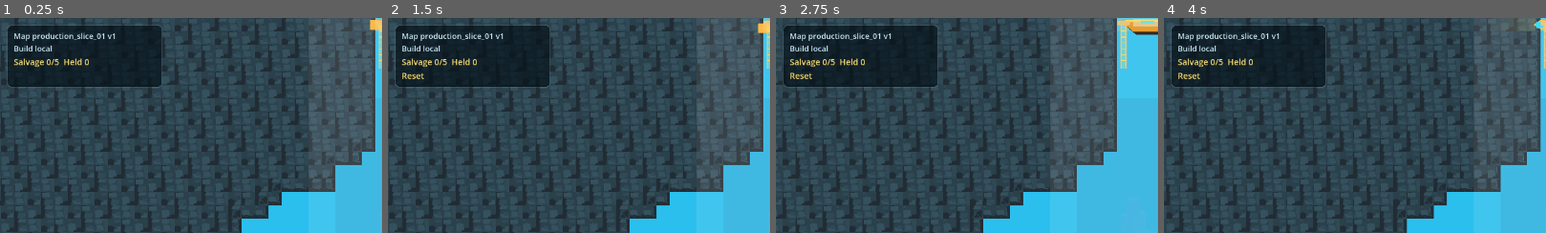
Above: before the commit, frames 1-4 (left to right).
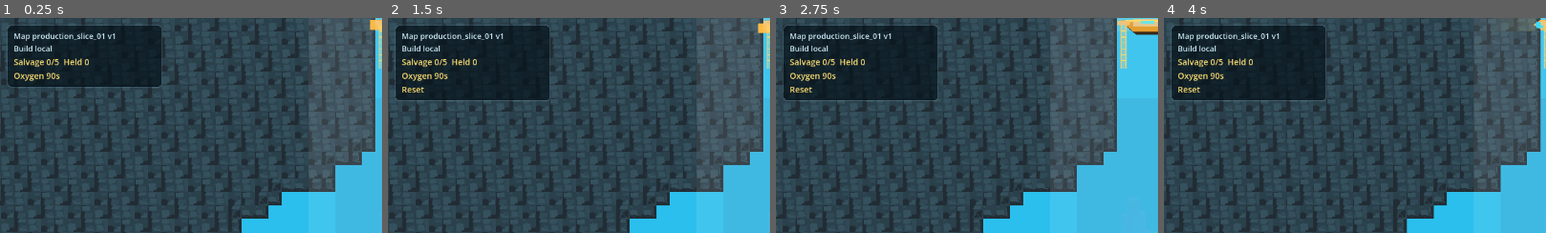
Above: after the commit, the same moments.

Repository: joeypshell/oceangame2
Game: Godot game, scene res://scenes/main/Main.tscn
The game is run twice, just before and just after one commit, with the same random seed, the same clock (stepped at 60 frames per second) and the same inputs.
Inputs:
- Up to frame 1 (0.25 s): no input
- Up to frame 2 (1.5 s): tap Enter at 0.5 s; hold Right (ui_right) 0.53-1.28 s; tap R at 0.6, 1.35 s; hold Down (ui_down) from 1.28 s (still down)
- Up to frame 3 (2.75 s): release Down (ui_down) at 2.03 s; hold Right (ui_right) from 2.03 s (still down); tap R at 2.1 s
- Up to frame 4 (4 s): release Right (ui_right) at 2.78 s; hold Up (ui_up) 2.78-3.53 s; tap R at 2.85, 3.6 s; tap Space at 3.5 s; hold Left (ui_left) from 3.53 s (still down)
The pictures show only the part of the screen within x 0-50%, y 0-50%; the shares and areas given below are measured in that part.

The runs differ from the first frame. In frame 1, 0.2% of the frame differs, in the area x 3-16%, y 25-30%; in frame 2, 2.5%; in frame 3, 2.5%, in the area x 2-43%, y 25-39%; in frame 4, 2.5%.

Commit message:
Add scoped oxygen pressure

Diff:
--- a/scripts/main/main.gd
+++ b/scripts/main/main.gd
@@ -22,6 +22,8 @@
 const HAZARD_CONTACT_RADIUS := 30.0
 const HAZARD_COOLDOWN_SECONDS := 1.0
 const HAZARD_FEEDBACK_SECONDS := 0.45
+const OXYGEN_MAX_SECONDS := 90.0
+const OXYGEN_REFILL_SECONDS_PER_SECOND := 25.0
 
 var _world
 var _player
@@ -34,6 +36,7 @@
 var _hazard_cooldown_seconds := 0.0
 var _hazard_feedback_seconds := 0.0
 var _hazard_interactions_enabled := true
+var _oxygen_seconds := OXYGEN_MAX_SECONDS
 var _run_complete := false
 var _last_status_note := ""
 
@@ -51,6 +54,7 @@
 	var smoke_salvage_loop := _has_arg(user_args, engine_args, "--smoke-salvage-loop")
 	var smoke_production_slice_route := _has_arg(user_args, engine_args, "--smoke-production-slice-route")
 	var smoke_hazard_interaction := _has_arg(user_args, engine_args, "--smoke-hazard-interaction")
+	var smoke_oxygen_pressure := _has_arg(user_args, engine_args, "--smoke-oxygen-pressure")
 	var requested_map_path := _arg_value(user_args, engine_args, "--map-path")
 	var parity_output_path := _arg_value(user_args, engine_args, "--parity-output")
 
@@ -72,6 +76,8 @@
 		world.map_path = PRODUCTION_SLICE_MAP_PATH
 	elif smoke_hazard_interaction:
 		world.map_path = PRODUCTION_SLICE_MAP_PATH
+	elif smoke_oxygen_pressure:
+		world.map_path = PRODUCTION_SLICE_MAP_PATH
 	elif not requested_map_path.is_empty():
 		world.map_path = requested_map_path
 	else:
@@ -106,6 +112,9 @@
 		return
 	if smoke_hazard_interaction:
 		_smoke_hazard_interaction_and_quit()
+		return
+	if smoke_oxygen_pressure:
+		_smoke_oxygen_pressure_and_quit()
 		return
 
 	if _has_arg(user_args, engine_args, "--capture-greybox-screenshot"):
@@ -134,6 +143,10 @@
 		_update_status_label()
 		return
 
+	if _update_oxygen(delta):
+		_update_status_label()
+		return
+
 	if _hazard_cooldown_seconds > 0.0:
 		_hazard_cooldown_seconds = maxf(0.0, _hazard_cooldown_seconds - delta)
 	elif _hazard_interactions_enabled:
@@ -264,6 +277,65 @@
 
 	_reset_run()
 	print("Hazard interaction smoke passed: hit hazard, reset to spawn, restored dropped salvage, and recollected it.")
+	get_tree().quit()
+
+
+func _smoke_oxygen_pressure_and_quit() -> void:
+	if _world.map_id != "production_slice_01":
+		push_error("Oxygen pressure smoke loaded unexpected map: %s" % _world.map_id)
+		get_tree().quit(1)
+		return
+
+	var salvage: Array = _world.get_salvage_centers()
+	if salvage.is_empty():
+		push_error("Oxygen pressure smoke requires authored salvage.")
+		get_tree().quit(1)
+		return
+
+	_player.global_position = salvage[0]["center"]
+	_process(0.0)
+	if _held_salvage != 1 or _held_salvage_ids.is_empty():
+		push_error("Oxygen pressure smoke could not collect setup salvage.")
+		get_tree().quit(1)
+		return
+
+	var collected_id := _held_salvage_ids[0]
+	_oxygen_seconds = 0.1
+	_process(0.2)
+	if _held_salvage != 0 or not _held_salvage_ids.is_empty():
+		push_error("Oxygen pressure smoke did not drop held salvage on depletion.")
+		get_tree().quit(1)
+		return
+	if _player.global_position.distance_to(_world.spawn_position) > 2.0:
+		push_error("Oxygen pressure smoke did not return player to spawn.")
+		get_tree().quit(1)
+		return
+	if not is_equal_approx(_oxygen_seconds, OXYGEN_MAX_SECONDS):
+		push_error("Oxygen pressure smoke did not refill oxygen after depletion.")
+		get_tree().quit(1)
+		return
+
+	_player.global_position = salvage[0]["center"]
+	_process(0.0)
+	if _held_salvage != 1 or _held_salvage_ids[0] != collected_id:
+		push_error("Oxygen pressure smoke did not restore dropped salvage for recollection.")
+		get_tree().quit(1)
+		return
+
+	_oxygen_seconds = OXYGEN_MAX_SECONDS * 0.5
+	_player.global_position = _world.get_extraction_center()
+	_process(1.0)
+	if _banked_salvage != 1 or _held_salvage != 0:
+		push_error("Oxygen pressure smoke did not preserve collect-return banking.")
+		get_tree().quit(1)
+		return
+	if _oxygen_seconds <= OXYGEN_MAX_SECONDS * 0.5:
+		push_error("Oxygen pressure smoke did not refill at extraction.")
+		get_tree().quit(1)
+		return
+
+	_reset_run()
+	print("Oxygen pressure smoke passed: depleted, surfaced, restored salvage, refilled, and banked salvage.")
 	get_tree().quit()
 
 
@@ -310,6 +382,7 @@
 	_hazard_cooldown_seconds = 0.0
 	_hazard_feedback_seconds = 0.0
 	_hazard_interactions_enabled = true
+	_oxygen_seconds = OXYGEN_MAX_SECONDS
 	_run_complete = false
 	_last_status_note = "Reset"
 	_player.modulate = Color.WHITE
@@ -321,6 +394,37 @@
 	_update_status_label()
 
 
+func _update_oxygen(delta: float) -> bool:
+	if _world.is_inside_extraction(_player.global_position):
+		_oxygen_seconds = minf(OXYGEN_MAX_SECONDS, _oxygen_seconds + OXYGEN_REFILL_SECONDS_PER_SECOND * delta)
+		return false
+
+	_oxygen_seconds = maxf(0.0, _oxygen_seconds - delta)
+	if _oxygen_seconds > 0.0:
+		return false
+
+	_handle_oxygen_depleted()
+	return true
+
+
+func _handle_oxygen_depleted() -> void:
+	if not _held_salvage_ids.is_empty():
+		_world.restore_salvage(_held_salvage_ids)
+		_held_salvage_ids = []
+		_held_salvage = 0
+		_last_status_note = "Oxygen depleted - dropped salvage"
+	else:
+		_last_status_note = "Oxygen depleted - surfaced"
+
+	_oxygen_seconds = OXYGEN_MAX_SECONDS
+	_hazard_cooldown_seconds = HAZARD_COOLDOWN_SECONDS
+	_player.global_position = _world.spawn_position
+	if _player.has_method("reset_motion"):
+		_player.reset_motion()
+	if _player.has_method("snap_camera"):
+		_player.snap_camera()
+
+
 func _handle_hazard_hit(hazard_id: String) -> void:
 	if not _held_salvage_ids.is_empty():
 		_world.restore_salvage(_held_salvage_ids)
@@ -403,7 +507,7 @@
 		return
 
 	if _total_salvage <= 0:
-		_status_label.text = "Salvage 0/0"
+		_status_label.text = "Salvage 0/0\nOxygen --"
 		return
 
 	var prompt := ""
@@ -414,12 +518,19 @@
 	elif not _last_status_note.is_empty():
 		prompt = _last_status_note
 
+	var oxygen_seconds := int(ceil(_oxygen_seconds))
+	var oxygen_text := "Oxygen %ds" % oxygen_seconds
+	if _oxygen_seconds <= 15.0 and not _run_complete:
+		oxygen_text = "Oxygen %ds LOW" % oxygen_seconds
+
 	_status_label.text = "Salvage %d/%d  Held %d\n%s" % [
 		_banked_salvage,
 		_total_salvage,
 		_held_salvage,
-		prompt,
+		oxygen_text,
 	]
+	if not prompt.is_empty():
+		_status_label.text += "\n%s" % prompt
 
 
 func _build_label() -> String:
Binary file changed: visual_captures/latest/production_slice_central_crossing.png
Binary file changed: visual_captures/latest/production_slice_entry_shaft.png
Binary file changed: visual_captures/latest/production_slice_first_route_choice.png
Binary file changed: visual_captures/latest/production_slice_lower_loop.png
Binary file changed: visual_captures/latest/production_slice_overview.png
Binary file changed: visual_captures/latest/production_slice_return_to_boat.png
Binary file changed: visual_captures/production_slice_01/production_slice_central_crossing.png
Binary file changed: visual_captures/production_slice_01/production_slice_entry_shaft.png
Binary file changed: visual_captures/production_slice_01/production_slice_first_route_choice.png
Binary file changed: visual_captures/production_slice_01/production_slice_lower_loop.png
Binary file changed: visual_captures/production_slice_01/production_slice_overview.png
Binary file changed: visual_captures/production_slice_01/production_slice_return_to_boat.png
(and 11 more such lines)
